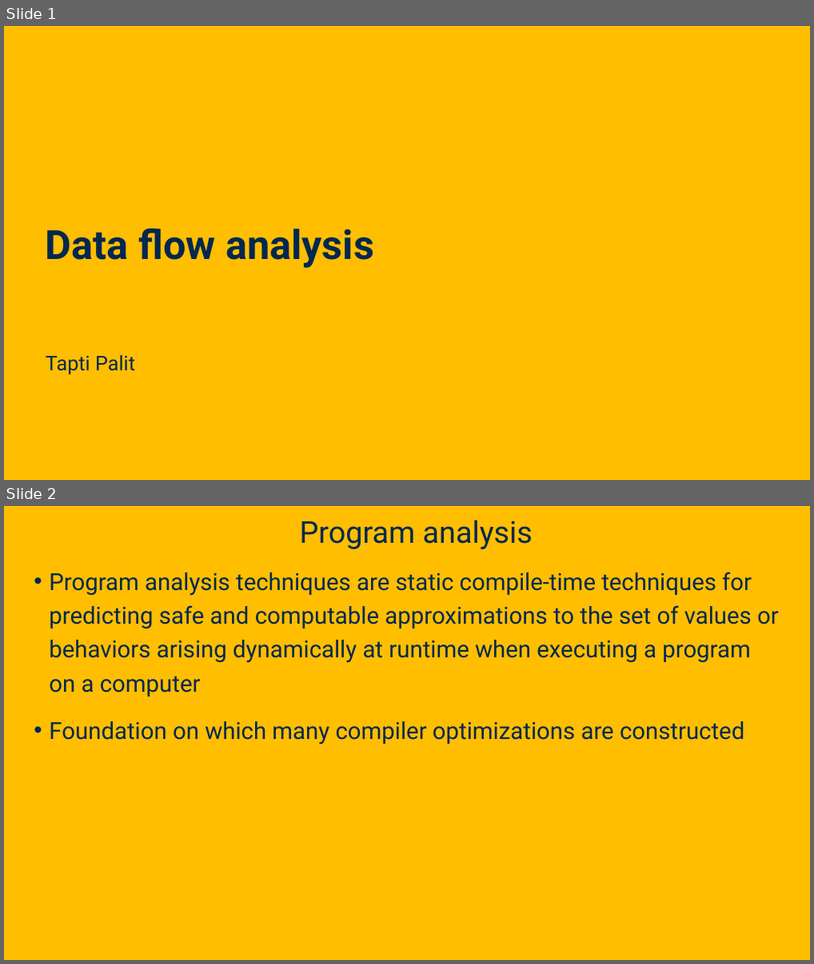
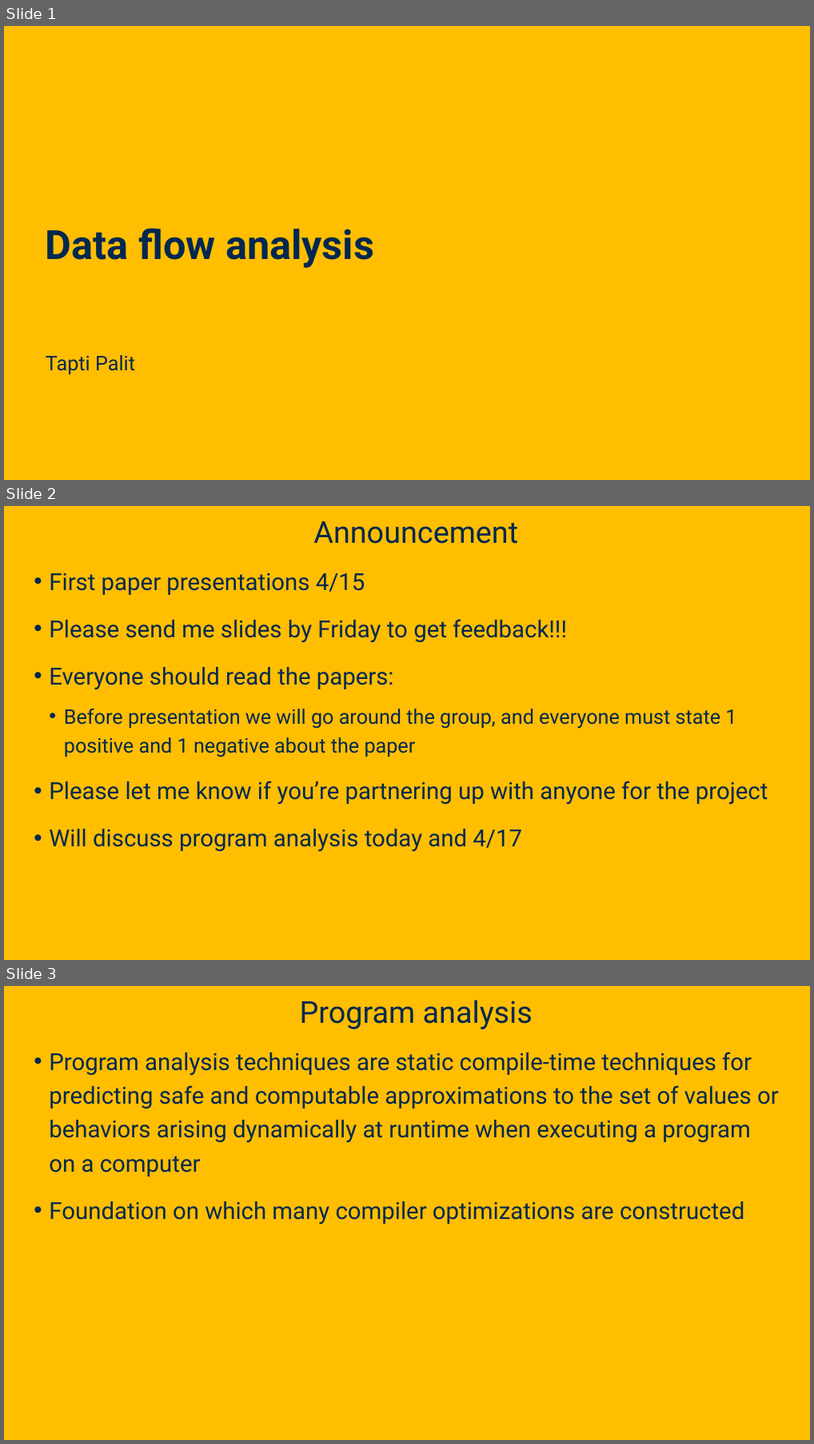
Before and after one commit to davsec-teaching/ECS289C-Spring2025, a slide deck: slides/3_data_flow_analysis.pptx. Shown one above the other, each under a label of ours: slides 1 and 2 before the commit, slides 1, 2 and 3 after it. The pictures are 814x964 and 814x1444 pixels, drawn with LibreOffice and Linux fonts; fonts in the diff are those of the drawing; background and template pictures are left out. Boxes give left, top, right and bottom in pixels: in the first picture for what was removed or moved away, otherwise in the second. Text is boxed around its words. In the diff, an @@ line names an element or a change of style, - is before the commit and + after.

Commit message:
Update slides

```diff
--- a/slides/3_data_flow_analysis.pptx
+++ b/slides/3_data_flow_analysis.pptx
@@ slide 2 added at [4,506,810,960], background picture (left out) @@
@@ title added at [314,521,518,544], 36 pt, text #022850 @@
+Announcement
@@ text added at [49,573,768,852], 28 pt, text #022850 @@
+• First paper presentations 4/15
+• Please send me slides by Friday to get feedback!!!
+• Everyone should read the papers:
+  • Before presentation we will go around the group, and everyone must state 1 positive and 1 negative about the paper
+• Please let me know if you’re partnering up with anyone for the project
+• Will discuss program analysis today and 4/17
@@ what was slide 2 is now slide 3 @@
```
